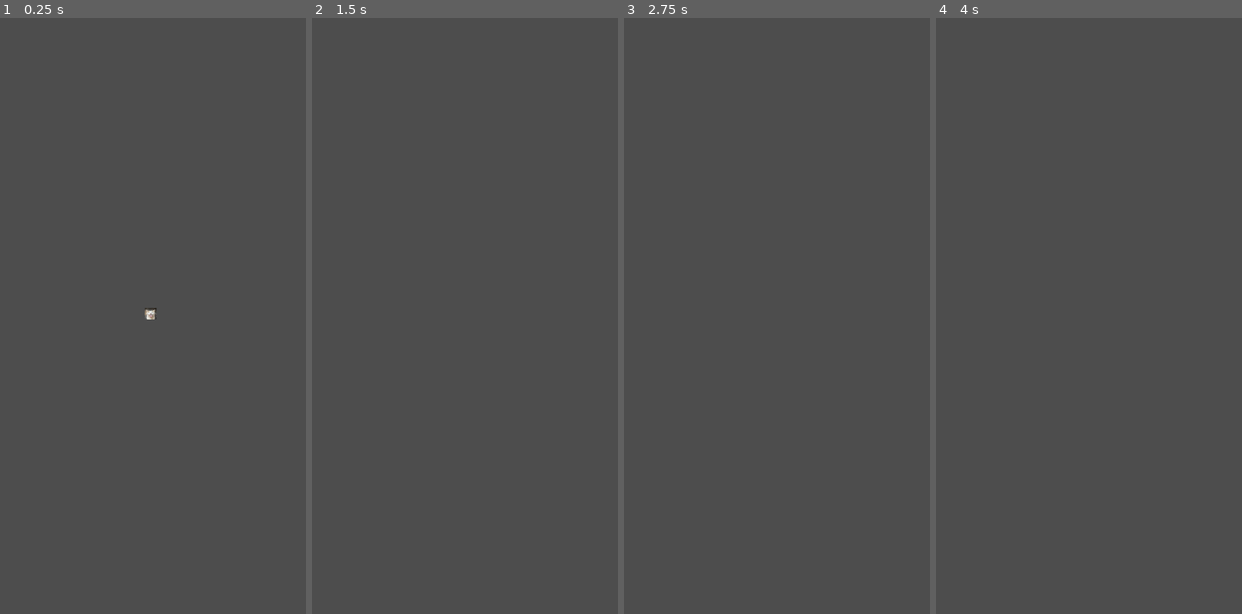
Above: before the commit, frames 1-4 (left to right).
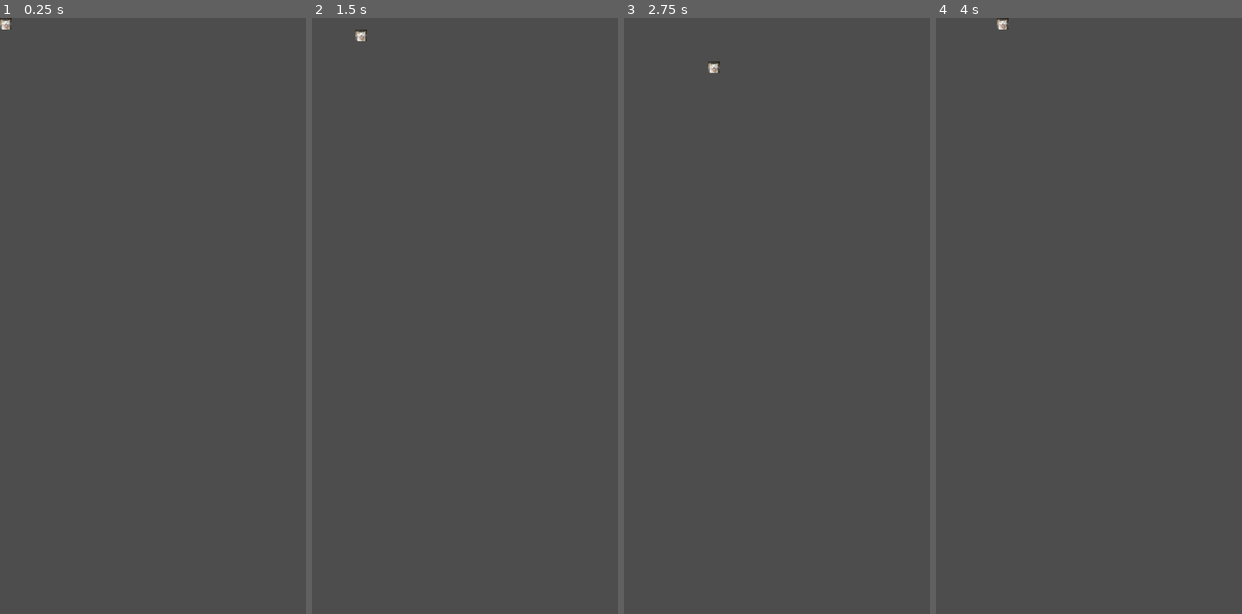
Above: after the commit, the same moments.

Repository: Undertovv/HS-GameJam_chicxulub
Game: Godot game, scene res://scenes/player.tscn
Two runs of this game, one before a commit and one after it. Both use one fixed random seed, a clock stepped at 60 frames per second and the inputs below. This scene is started directly instead of the project's main scene.
Inputs:
- Up to frame 1 (0.25 s): no input
- Up to frame 2 (1.5 s): hold D (pivotRight) 0.53-1.28 s; hold S (pivotDown) from 1.28 s (still down)
- Up to frame 3 (2.75 s): release S (pivotDown) at 2.03 s; hold D (pivotRight) from 2.03 s (still down)
- Up to frame 4 (4 s): tap Enter at 2.75 s; release D (pivotRight) at 2.78 s; hold W (pivotUp) 2.78-3.53 s; hold A (pivotLeft) from 3.53 s (still down)

The runs differ from the first frame. In frame 1, 0.1% of the frame differs, in the area x 0-52%, y 0-51%; in frame 2, less than 0.1%; in frame 3, less than 0.1%; in frame 4, less than 0.1%.

Commit message:
Working vector movement and stuff :3

Diff:
--- a/scenes/player.tscn
+++ b/scenes/player.tscn
@@ -8,11 +8,6 @@
 [node name="Player" type="Node2D"]
 script = ExtResource("1_72g2y")
 
-[node name="Sprite2D" type="Sprite2D" parent="."]
-position = Vector2(12, 12)
-scale = Vector2(0.1, 0.1)
-texture = ExtResource("2_8jqik")
-
 [node name="Area2D" type="Area2D" parent="."]
 
 [node name="CollisionShape2D" type="CollisionShape2D" parent="Area2D"]
@@ -21,3 +16,8 @@
 scale = Vector2(1.2, 1.2)
 shape = SubResource("RectangleShape2D_2n804")
 one_way_collision_margin = 0.0
+
+[node name="Sprite2D" type="Sprite2D" parent="Area2D"]
+position = Vector2(12, 12)
+scale = Vector2(0.1, 0.1)
+texture = ExtResource("2_8jqik")
--- a/scripts/player/player.gd
+++ b/scripts/player/player.gd
@@ -1,19 +1,15 @@
 extends Node2D
 
 @export
-var SPEED = 20.0
+var speed = 2.0
+var direction = Vector2(0, 0)
 
-func _physics_process(delta: float) -> void:
+	#Get his ass movin AND schmoovin.
+func _process(delta: float) -> void:
+	direction = Input.get_vector("pivotLeft","pivotRight","pivotUp","pivotDown")
+	schmoove(direction)
 
-# Get his ass movin AND schmoovin.
-	var yDirection := Input.get_axis("pivotUp", "pivotDown")
-	if yDirection:
-		translate(Vector2(0, 0) * SPEED) # Go North
-	else:
-		translate(Vector2(0, 1) * SPEED) # Go South
-
-	var xDirection := Input.get_axis("pivotLeft", "pivotRight")
-	if xDirection:
-		translate(Vector2(1, 0) * SPEED) # Go East
-	else:
-		translate(Vector2(1, 1) * SPEED) # Go West
+func schmoove(direction):
+	#translate movement collected from proc to translate functions
+	#translate functions will be called when ready
+	translate(direction * speed);
